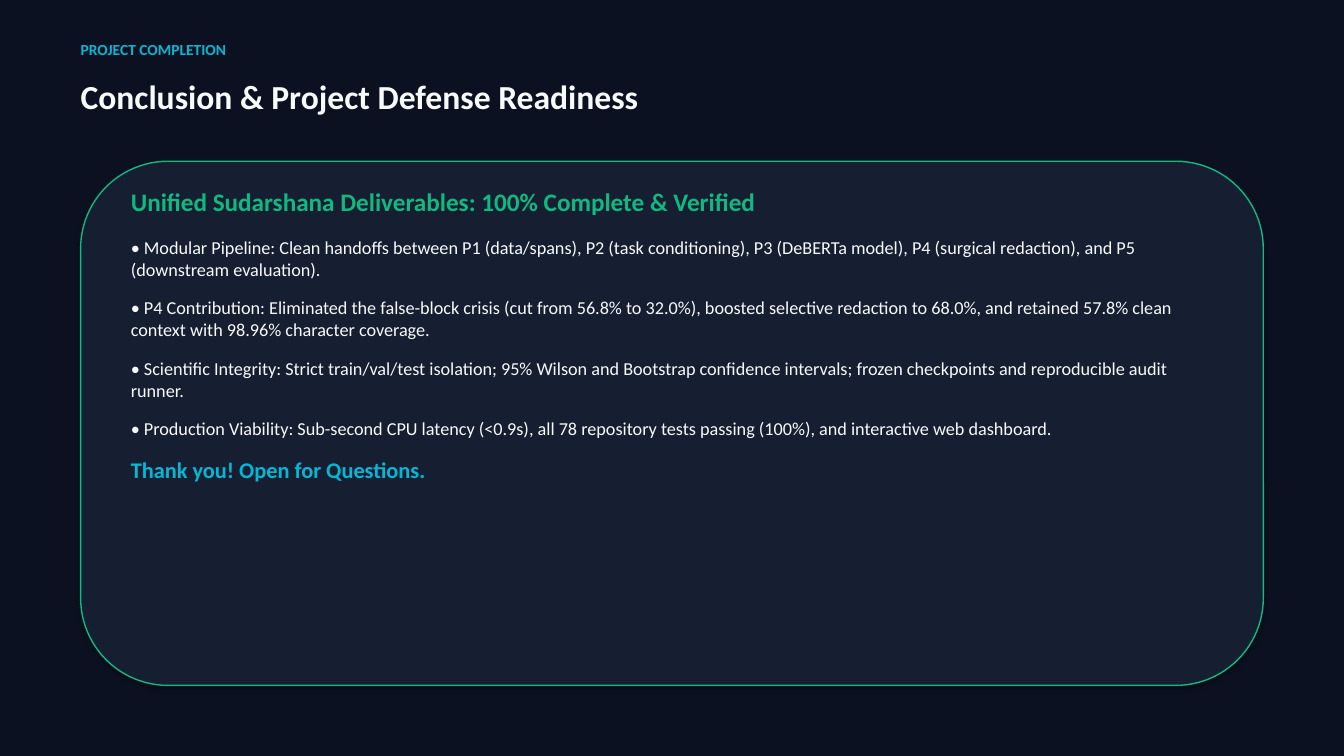
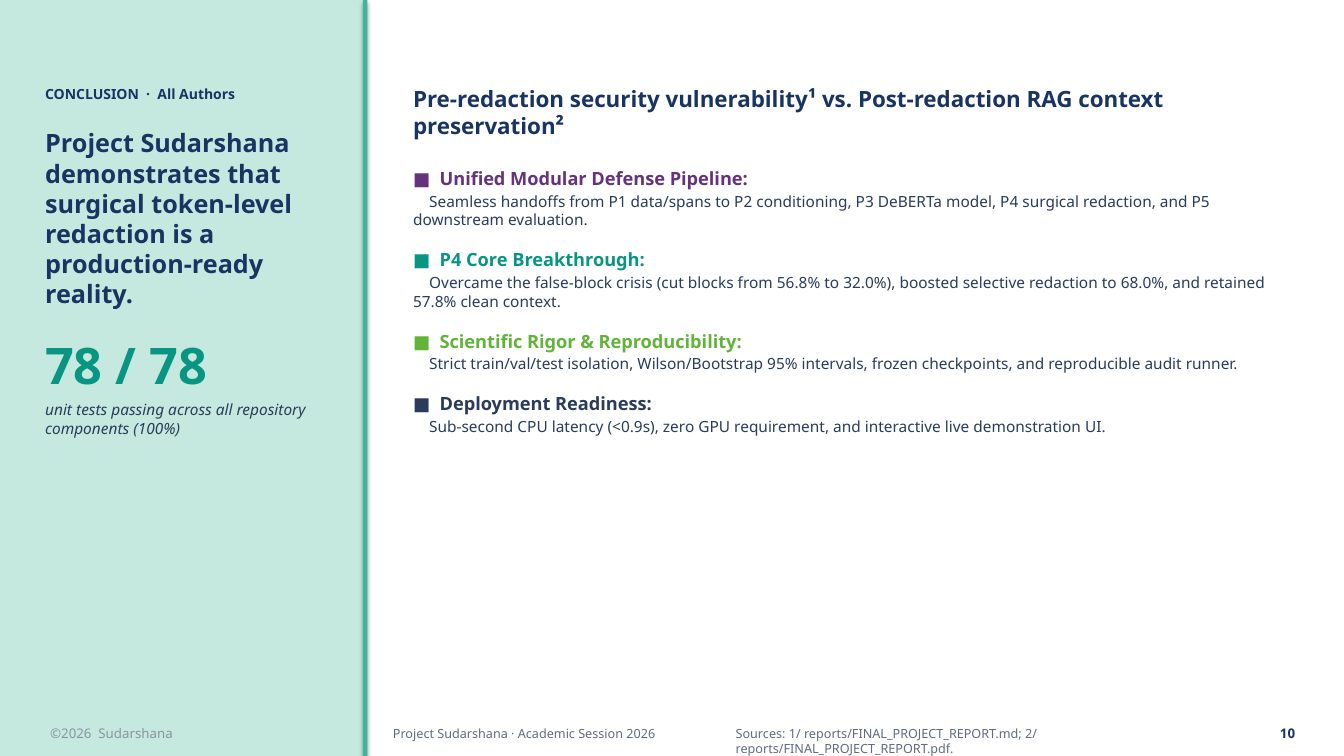
Before and after one commit to HarK-github/Sudarshana, a slide deck: slide 10 of reports/Sudarshana_Project_Presentation.pptx. Drawn at 1344x756 pixels with LibreOffice and Linux fonts; fonts in the diff are those of the drawing. Boxes give left, top, right and bottom in pixels: in the first picture for what was removed or moved away, otherwise in the second. Text is boxed around its words. In the diff, an @@ line names an element or a change of style, - is before the commit and + after.

```diff
--- a/reports/Sudarshana_Project_Presentation.pptx
+++ b/reports/Sudarshana_Project_Presentation.pptx
@@ background #0B1120 to #FFFFFF @@
@@ rectangle added at <box>0,0,363,756</box>, fill #C5E9DF @@
@@ rectangle added at <box>363,0,367,756</box>, fill #3FB59A @@
@@ text removed at <box>81,45,226,55</box> @@
-PROJECT COMPLETION
@@ text added at <box>45,88,306,438</box>, 18 pt, text #173462, bold @@
+CONCLUSION · All Authors
+Project Sudarshana demonstrates that surgical token-level redaction is a production-ready reality.
+78 / 78
+unit tests passing across all repository components (100%)
@@ text removed at <box>81,85,638,115</box> @@
-Conclusion & Project Defense Readiness
@@ text at <box>413,88,1265,436</box>: text changed; size 13 to 11 pt; font Calibri to Noto Sans; text colour #F8FAFC to #2A3B5C @@
-Unified Sudarshana Deliverables: 100% Complete & Verified
-• Modular Pipeline: Clean handoffs between P1 (data/spans), P2 (task conditioning), P3 (DeBERTa model), P4 (surgical redaction), and P5 (downstream evaluation).
-• P4 Contribution: Eliminated the false-block crisis (cut from 56.8% to 32.0%), boosted selective redaction to 68.0%, and retained 57.8% clean context with 98.96% character coverage.
-• Scientific Integrity: Strict train/val/test isolation; 95% Wilson and Bootstrap confidence intervals; frozen checkpoints and reproducible audit runner.
-• Production Viability: Sub-second CPU latency (<0.9s), all 78 repository tests passing (100%), and interactive web dashboard.
-Thank you! Open for Questions.
+Pre-redaction security vulnerability¹ vs. Post-redaction RAG context preservation²
+■ Unified Modular Defense Pipeline:
+Seamless handoffs from P1 data/spans to P2 conditioning, P3 DeBERTa model, P4 surgical redaction, and P5 downstream evaluation.
+■ P4 Core Breakthrough:
+Overcame the false-block crisis (cut blocks from 56.8% to 32.0%), boosted selective redaction to 68.0%, and retained 57.8% clean context.
+■ Scientific Rigor & Reproducibility:
+Strict train/val/test isolation, Wilson/Bootstrap 95% intervals, frozen checkpoints, and reproducible audit runner.
+■ Deployment Readiness:
+Sub-second CPU latency (<0.9s), zero GPU requirement, and interactive live demonstration UI.
@@ rounded rectangle removed at <box>81,161,1263,686</box> @@
@@ text added at <box>50,728,172,738</box>, 9.5 pt, text #8A93A3 @@
+©2026 Sudarshana
@@ text added at <box>393,728,655,741</box>, 9 pt, text #5F6B80 @@
+Project Sudarshana · Academic Session 2026
@@ text added at <box>736,728,1037,756</box>, 9 pt, text #5F6B80 @@
+Sources: 1/ reports/FINAL_PROJECT_REPORT.md; 2/ reports/FINAL_PROJECT_REPORT.pdf.
@@ text added at <box>1280,728,1295,738</box>, 9.5 pt, text #173462, bold @@
+10
```
Also in this commit, not shown: 6 other slides changed, 3 slides added, 3 slides removed, 4 other files.
